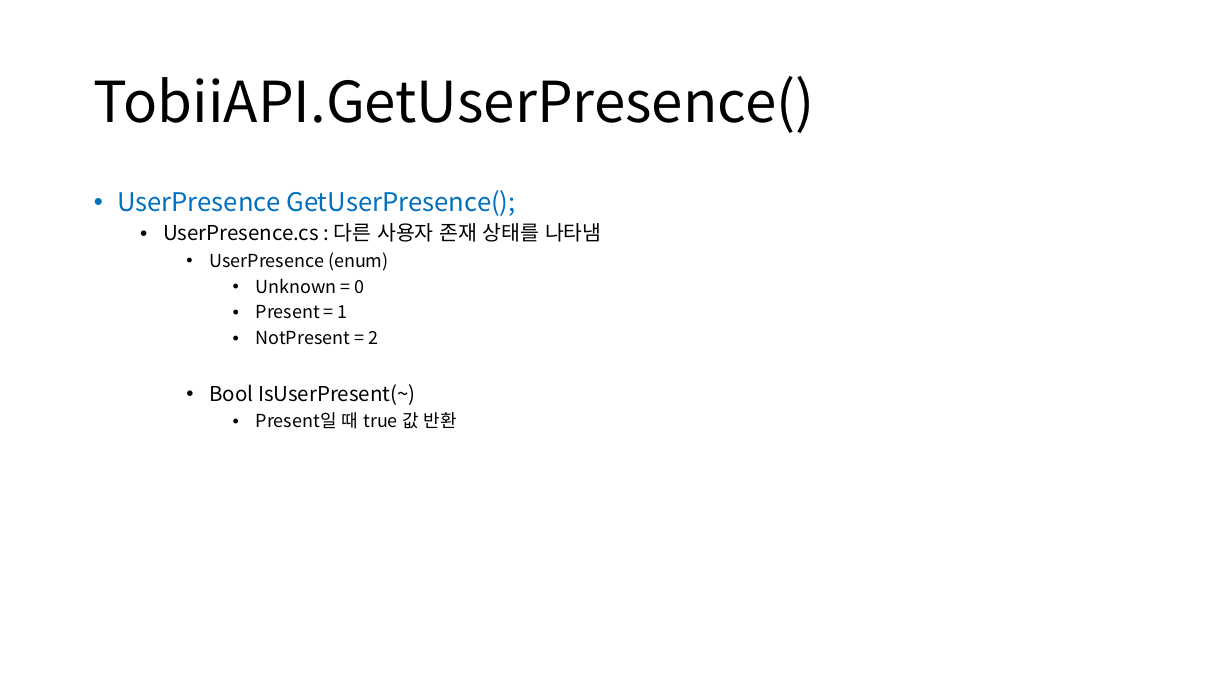
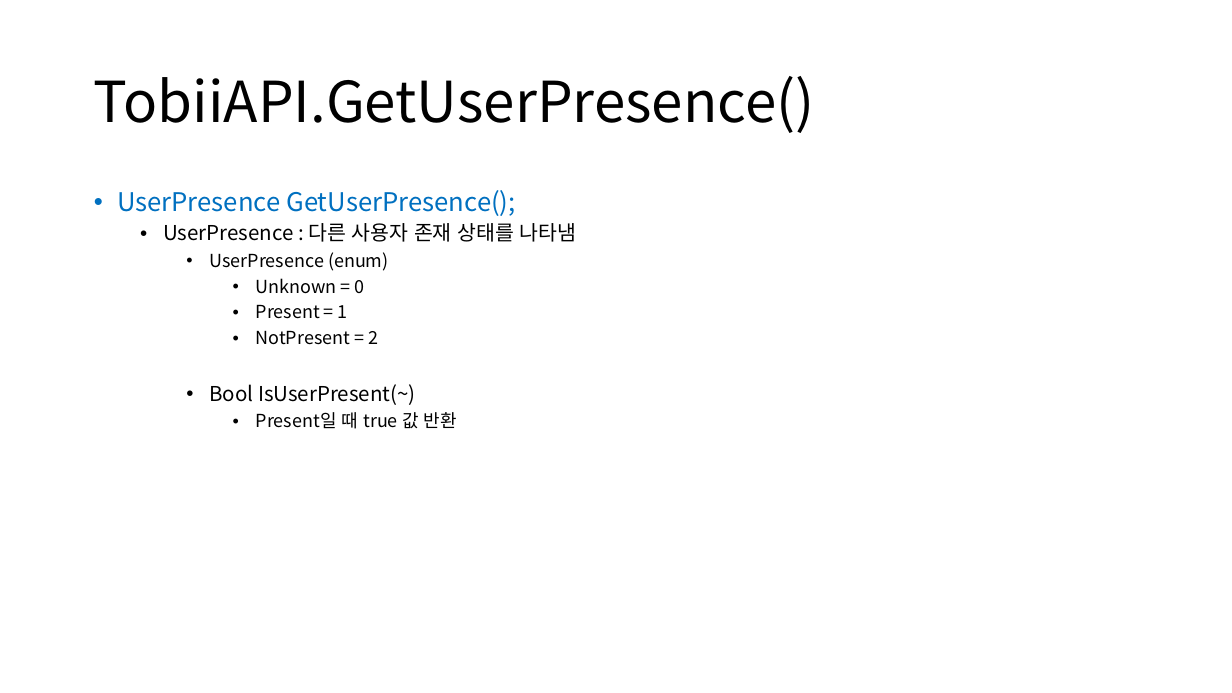
Before and after one commit to JiYoung-Kwon/Tobii_UnitySDK, a slide deck: slide 12 of Docs/TobiiAPI.pptx (slide 5 before the commit). Drawn at 1232x693 pixels with LibreOffice and Linux fonts; fonts in the diff are those of the drawing. Boxes give left, top, right and bottom in pixels: in the first picture for what was removed or moved away, otherwise in the second. Text is boxed around its words. In the diff, an @@ line names an element or a change of style, - is before the commit and + after.

Commit message:
Tobii API 분석, 정리 (2)

```diff
--- a/Docs/TobiiAPI.pptx
+++ b/Docs/TobiiAPI.pptx
@@ text at (x1=163, y1=223, x2=577, y2=242): text changed @@
-  • UserPresence.cs : 다른 사용자 존재 상태를 나타냄
+  • UserPresence : 다른 사용자 존재 상태를 나타냄
```
Also in this commit, not shown: 2 other slides changed, 8 slides added.
